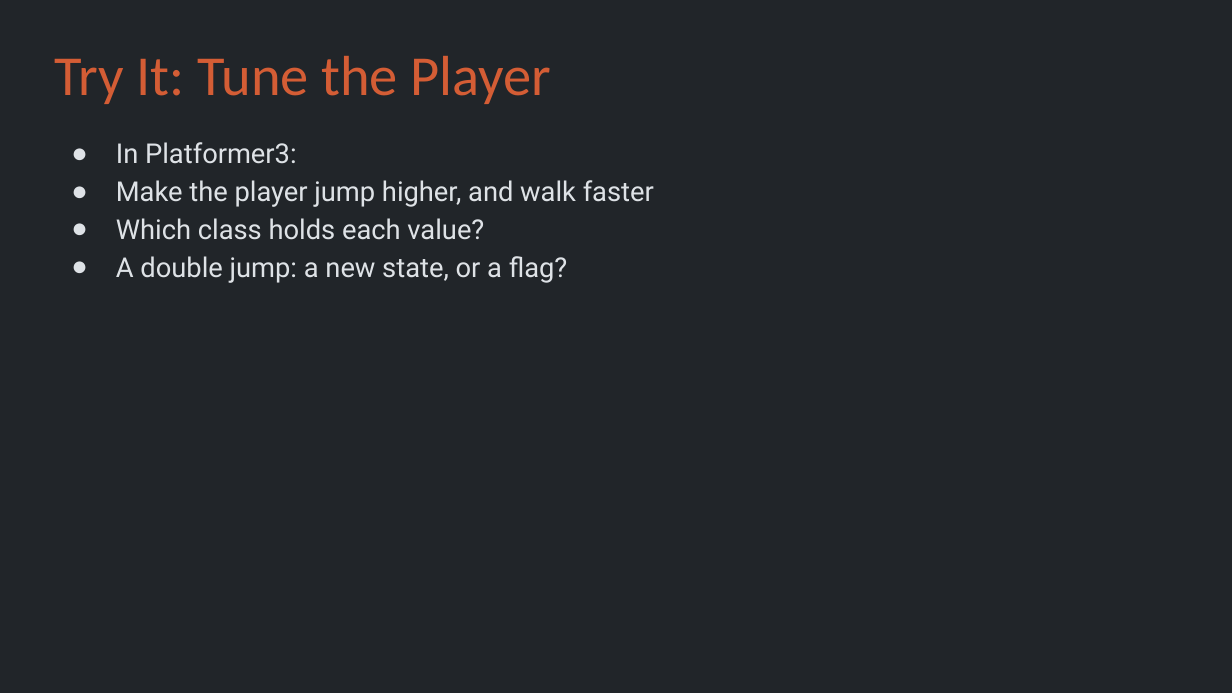
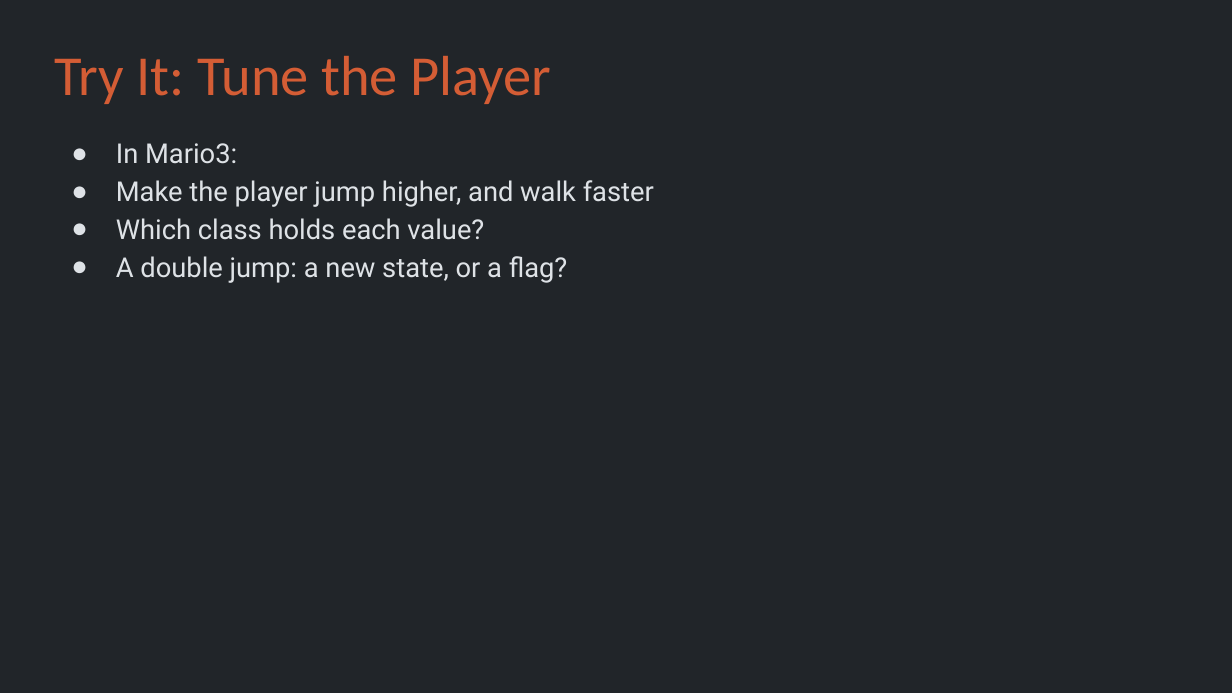
Before and after one commit to Metamate/gar, a slide deck: slide 33 of slides/06 Super Mario Bros.pptx. Drawn at 1232x693 pixels with LibreOffice and Linux fonts; fonts in the diff are those of the drawing. Boxes give left, top, right and bottom in pixels: in the first picture for what was removed or moved away, otherwise in the second. Text is boxed around its words. In the diff, an @@ line names an element or a change of style, - is before the commit and + after.

```diff
--- a/slides/06 Super Mario Bros.pptx
+++ b/slides/06 Super Mario Bros.pptx
@@ text at [116, 143, 237, 164]: text changed @@
-● In Platformer3:
+● In Mario3:
```
Also in this commit, not shown: 11 other slides changed, 17 other files.
